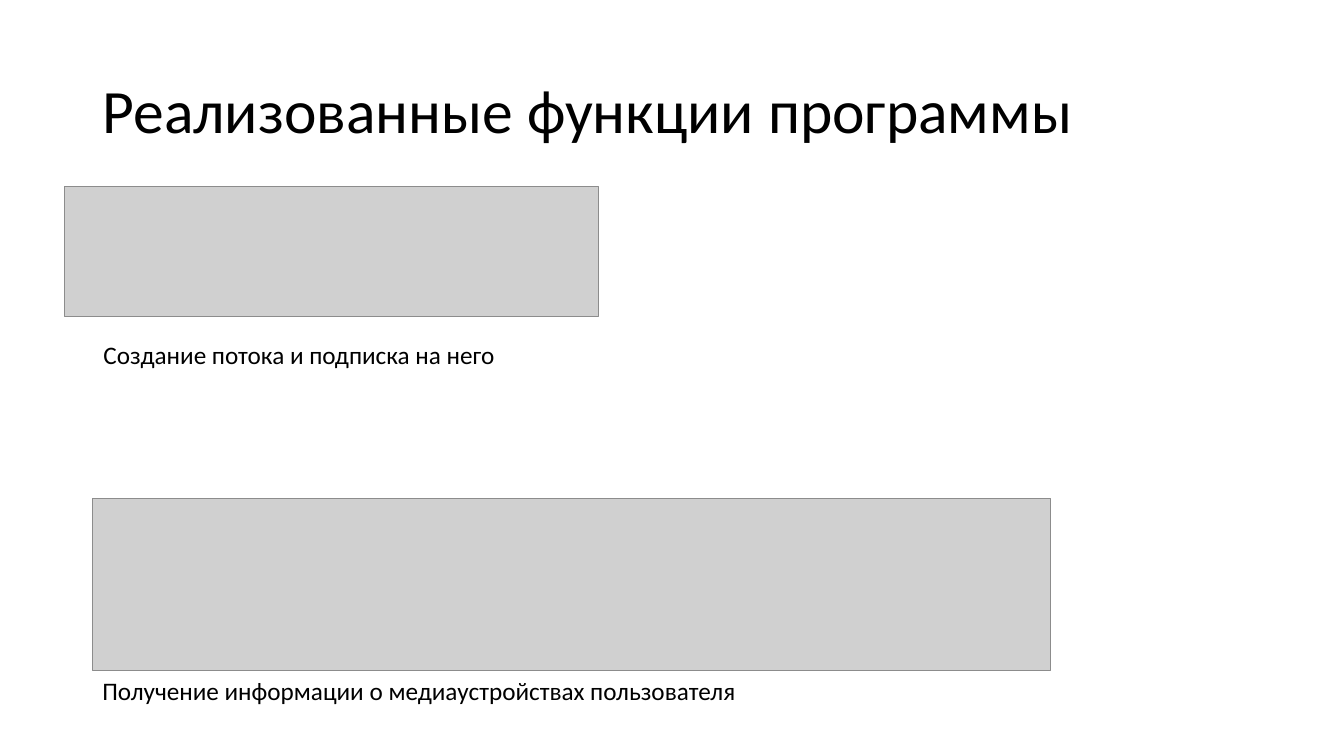
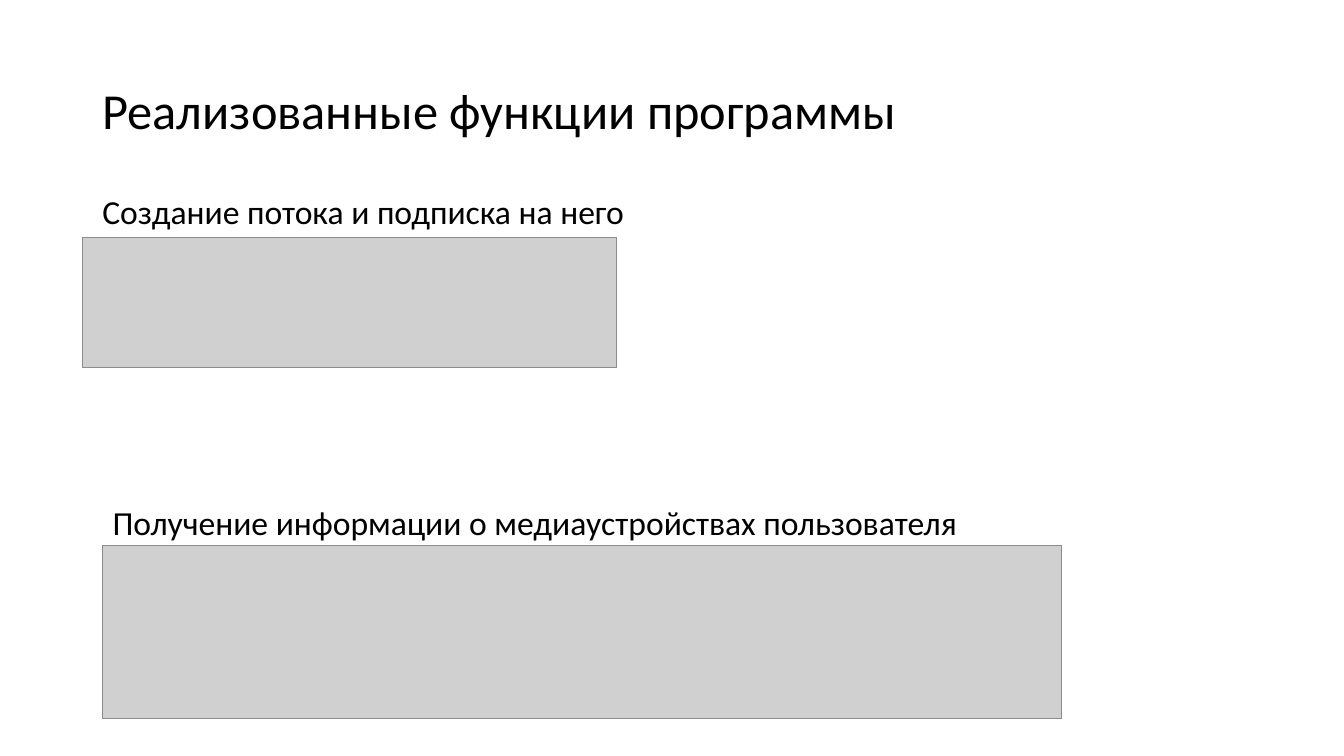
Before and after one commit to vladstarikov88/diploma, a slide deck: slide 8 of presentation.pptx (slide 16 before the commit). Drawn at 1344x756 pixels with LibreOffice and Linux fonts; fonts in the diff are those of the drawing; grey boxes stand for pictures. Boxes give left, top, right and bottom in pixels: in the first picture for what was removed or moved away, otherwise in the second. Text is boxed around its words. In the diff, an @@ line names an element or a change of style, - is before the commit and + after.

```diff
--- a/presentation.pptx
+++ b/presentation.pptx
@@ title "Реализованные функции программы" at box(102, 95, 896, 138): size 44 to 36 pt @@
@@ text "Создание потока и подписка на ...": place and size @@
-text "Создание потока и подписка на ..." at box(103, 347, 495, 368)
+text "Создание потока и подписка на ..." at box(102, 202, 624, 230)
@@ text "Создание потока и подписка на ..." at box(102, 202, 624, 230): size 18 to 24 pt @@
@@ picture: place and size @@
-picture at box(65, 187, 599, 317)
+picture at box(83, 237, 617, 367)
@@ text "Получение информации о медиаустройствах пользователя" at box(113, 512, 956, 541): size 18 to 24 pt @@
@@ text "Получение информации о медиаустройствах пользователя": place and size @@
-text "Получение информации о медиаустройствах пользователя" at box(102, 683, 735, 704)
+text "Получение информации о медиаустройствах пользователя" at box(113, 512, 956, 541)
@@ picture: place and size @@
-picture at box(93, 498, 1052, 670)
+picture at box(103, 546, 1062, 719)
```
Also in this commit, not shown: 8 other slides changed, 1 slide added, 10 slides removed, 3 other files.
